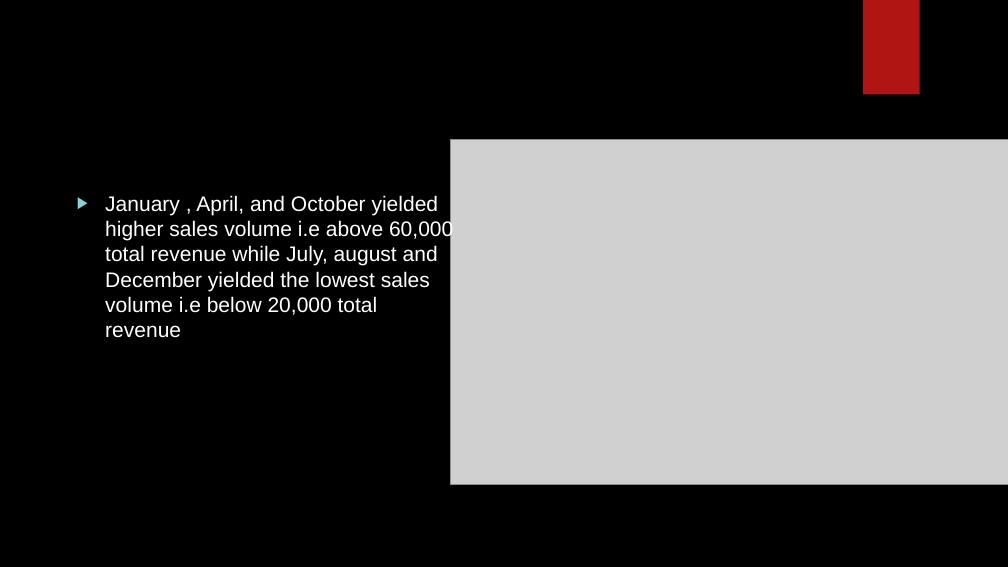
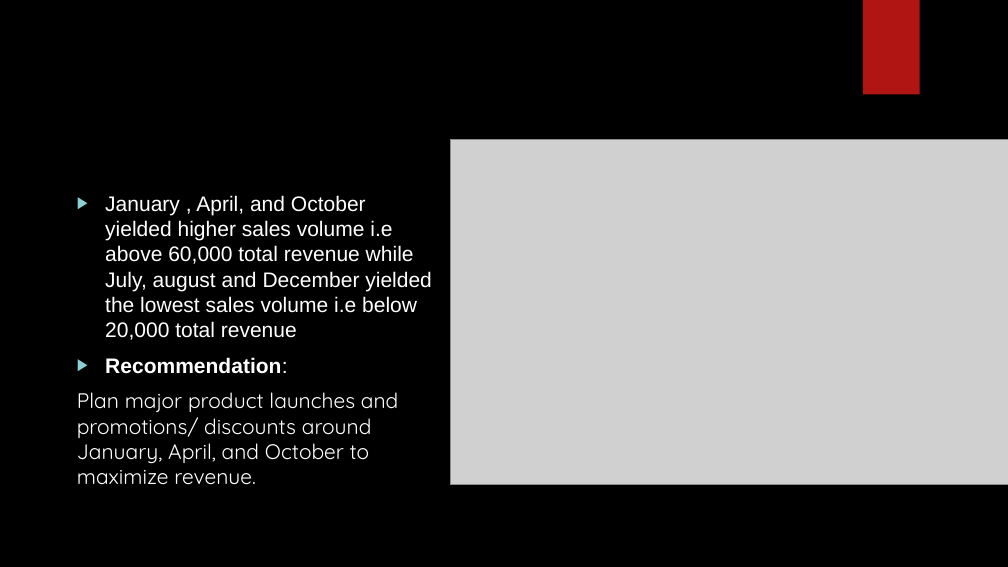
Before and after one commit to DVG-PROJECT/Week-11-Project, a slide deck: slide 4 of Fashion Retail Analysis 1 updated.pptx. Drawn at 1008x567 pixels with LibreOffice and Linux fonts; fonts in the diff are those of the drawing; grey boxes stand for pictures; background and template pictures are left out. Boxes give left, top, right and bottom in pixels: in the first picture for what was removed or moved away, otherwise in the second. Text is boxed around its words. In the diff, an @@ line names an element or a change of style, - is before the commit and + after.

```diff
--- a/Fashion Retail Analysis 1 updated.pptx
+++ b/Fashion Retail Analysis 1 updated.pptx
@@ text at [77,357,398,485]: paragraphs added @@
+▶ Recommendation:
+Plan major product launches and promotions/ discounts around January, April, and October to maximize revenue.
```
Also in this commit, not shown: 4 other slides changed.
